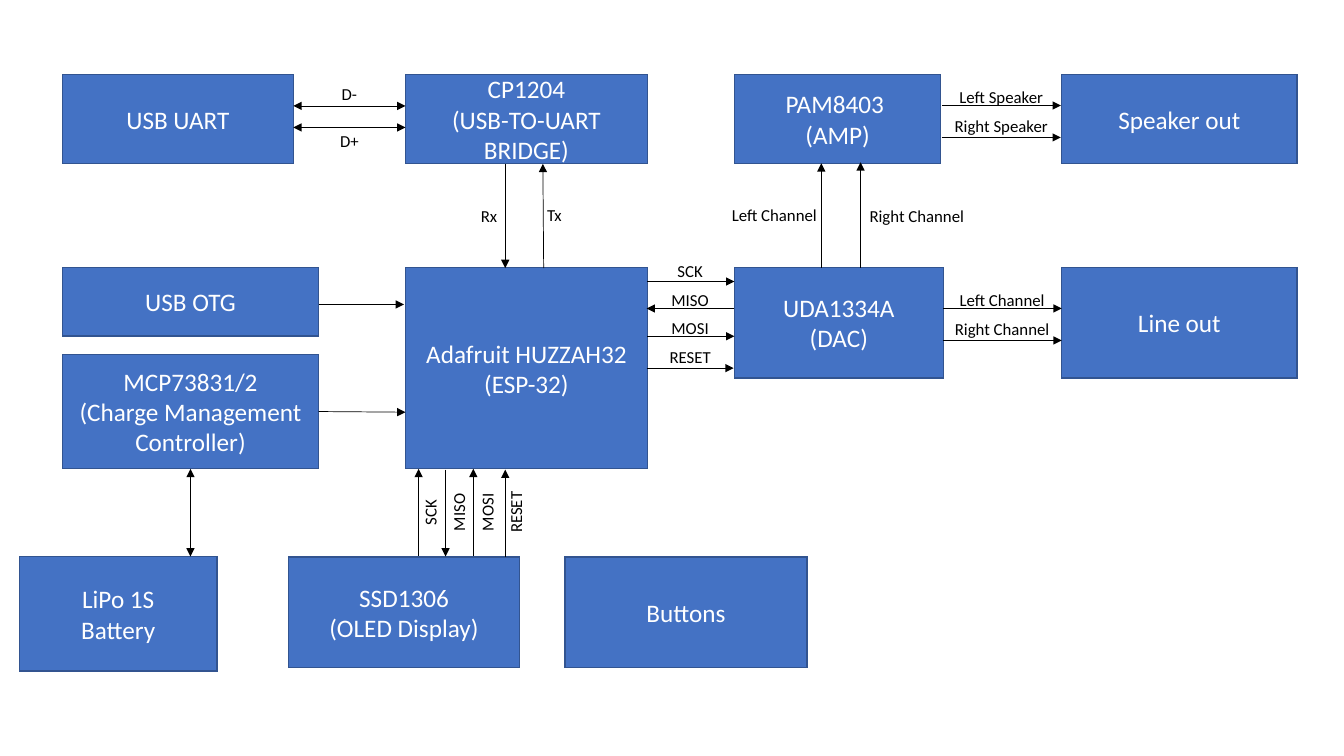
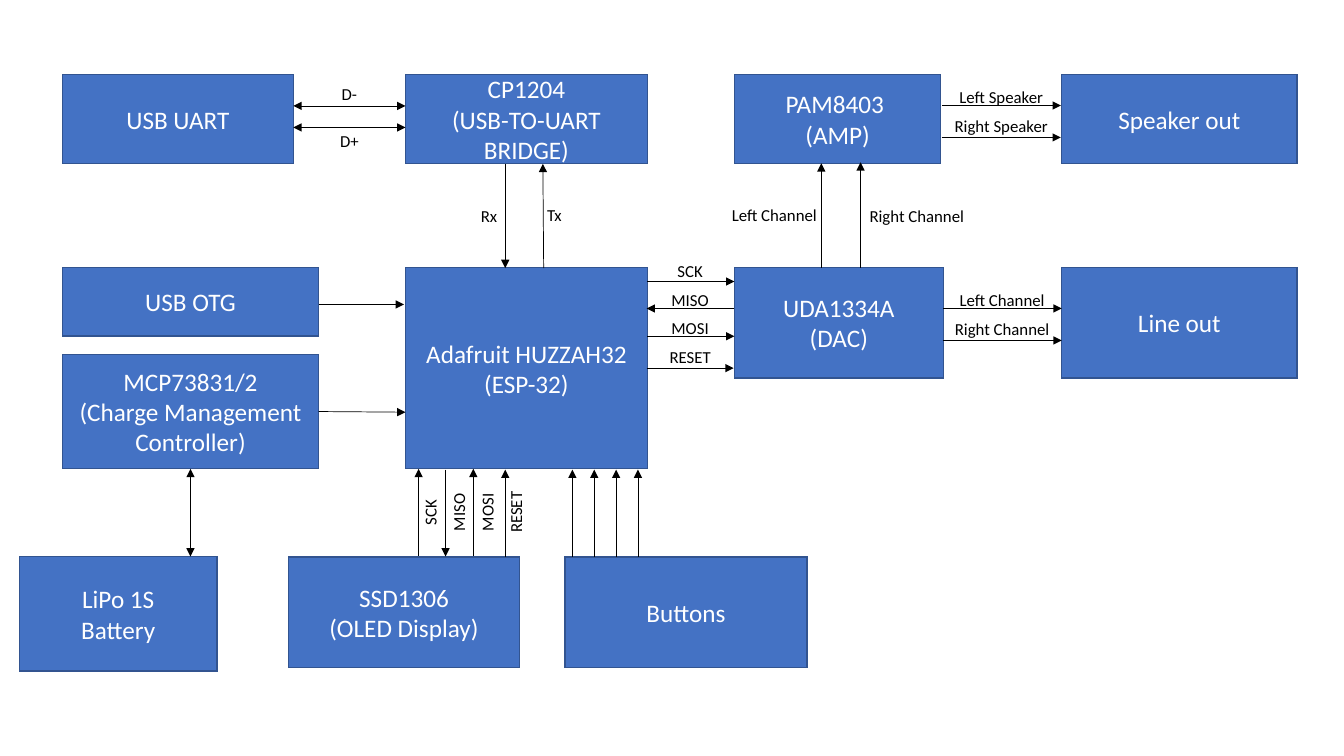
Before and after one commit to fstrs/PCB-Kurs, a slide deck: slide 1 of Dokumentation/Architekturdiagramm.pptx. Drawn at 1344x756 pixels with LibreOffice and Linux fonts; fonts in the diff are those of the drawing. Boxes give left, top, right and bottom in pixels: in the first picture for what was removed or moved away, otherwise in the second. Text is boxed around its words. In the diff, an @@ line names an element or a change of style, - is before the commit and + after.

```diff
--- a/Dokumentation/Architekturdiagramm.pptx
+++ b/Dokumentation/Architekturdiagramm.pptx
@@ arrow added from (573, 557) to (573, 470), #000000 0.5 pt @@
@@ arrow added from (595, 557) to (595, 470), #000000 0.5 pt @@
@@ arrow added from (616, 557) to (616, 470), #000000 0.5 pt @@
@@ arrow added from (638, 557) to (638, 470), #000000 0.5 pt @@
```
Also in this commit, not shown: 2 other files.
